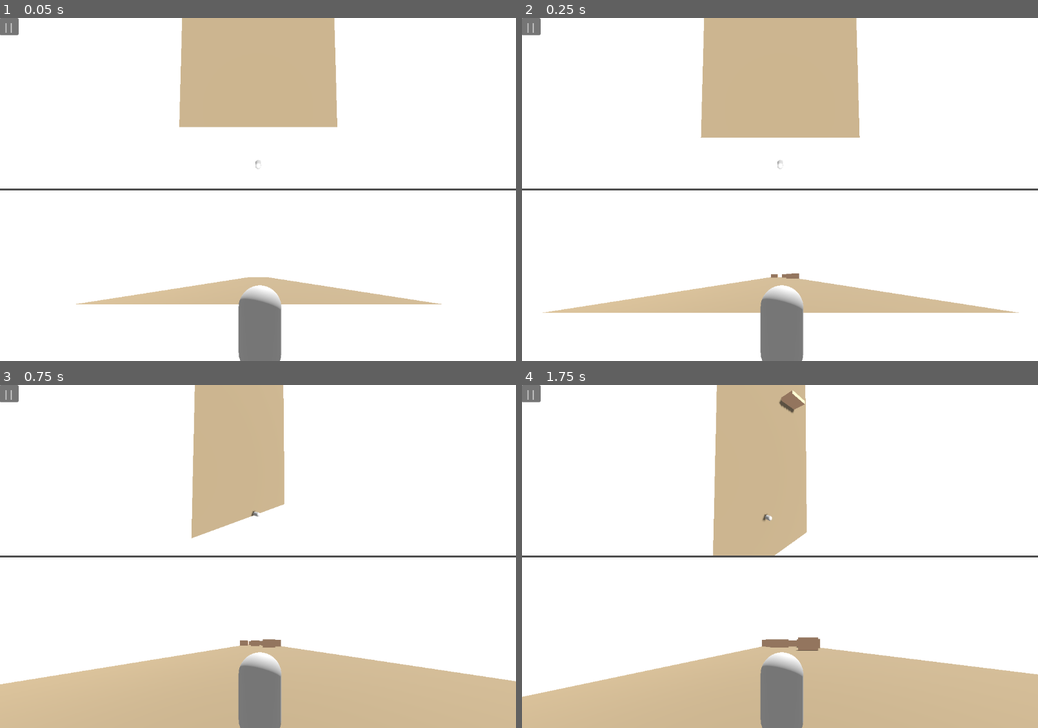
Above: before the commit, frames 1-4 (two rows, left to right).
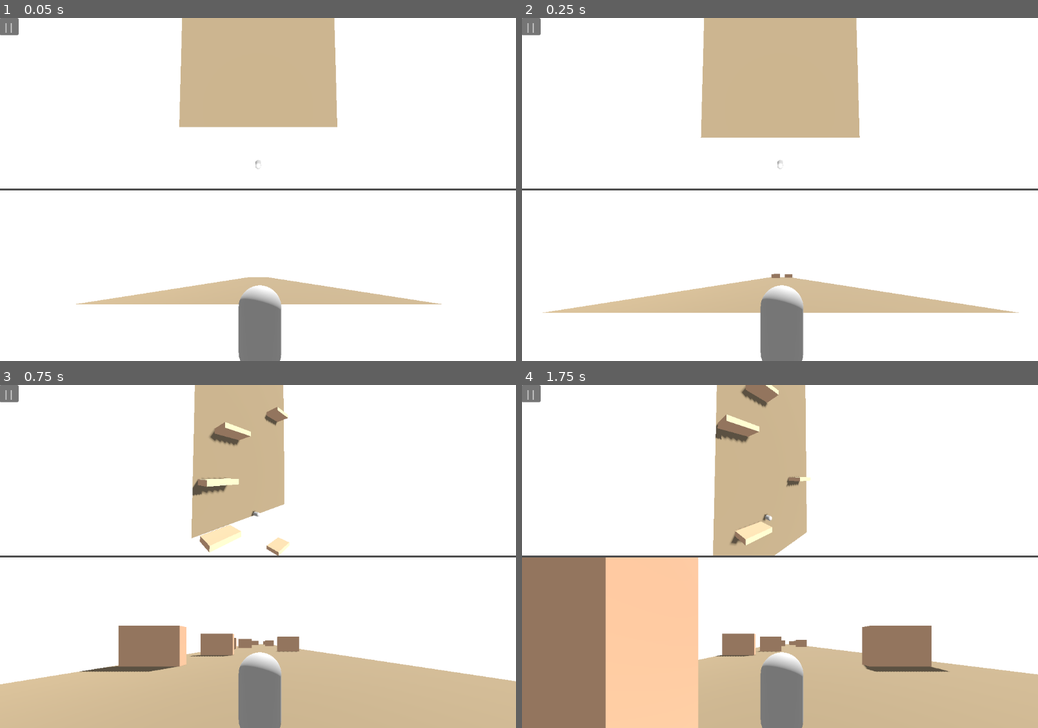
Above: after the commit, the same moments.

Repository: akj-07/mirage-marathon
Game: Godot game, scene res://scenes/World.tscn
Same seed, same stepped clock (60 frames per second), same inputs: the game is played once before the commit and once after it. A sky picture missing from this copy of the repository is replaced by a grey-blue gradient.
Inputs (mouse positions are in pixels of both pictures, inside the frame that each line leads up to):
- Up to frame 1 (0.05 s): no input
- Up to frame 2 (0.25 s): no input
- Up to frame 3 (0.75 s): move the mouse to (371, 539) at 0.52 s; hold D (Right) from 0.53 s (still down); click (371, 539) at 0.67 s
- Up to frame 4 (1.75 s): release D (Right) at 1.25 s; drag from (676, 573) to (754, 625) at 1.27 s

Frame 1 is identical in both runs. In frame 2, less than 0.1% of the frame differs, in the area x 48-54%, y 74-76%; in frame 3, 3.8%; in frame 4, 21%, in the area x 0-83%, y 0-100%.

Commit message:
fix: Set limited wall generation

Diff:
--- a/script/Terrain_Controller.gd
+++ b/script/Terrain_Controller.gd
@@ -154,13 +154,23 @@
 		var block_width = block.mesh.size.x
 		var block_length = block.mesh.size.y  # Use z for length since that's our forward axis
 
-		wall.position.x = randf_range(-block_width/2 + wall_width/2, block_width/2 - wall_width/2)
-		wall.position.z = randf_range(-block_length/2 + wall_depth/2, block_length/2 - wall_depth/2)
-		wall.position.y = wall_height / 2  # So it sits on the terrain surface
+		var final_global_pos: Vector3
+		# Check the previous walls co-ordinates and add the new wall 10 units
+		# ahead in the z direction.
+		if active_walls:
+			var last_wall = active_walls[-1]
+			final_global_pos = last_wall.global_position
+			final_global_pos.z += 10
+			final_global_pos.x =  randf_range(-block_width/2 + wall_width/2, block_width/2 - wall_width/2)
+		else:
+			var x = randf_range(-block_width/2 + wall_width/2, block_width/2 - wall_width/2)
+			var z = randf_range(-block_length/2 + wall_depth/2, block_length/2 - wall_depth/2)
+			var loc_pos = Vector3(x, wall_height/2, z)  # So it sits on the terrain surface
+			final_global_pos = block.to_global(loc_pos)
 
 		# Add wall as child of the terrain block so it moves with it
 		block.add_child(wall)
-
+		wall.global_position = final_global_pos
 		# Track the wall for cleanup
 		active_walls.append(wall)
 
